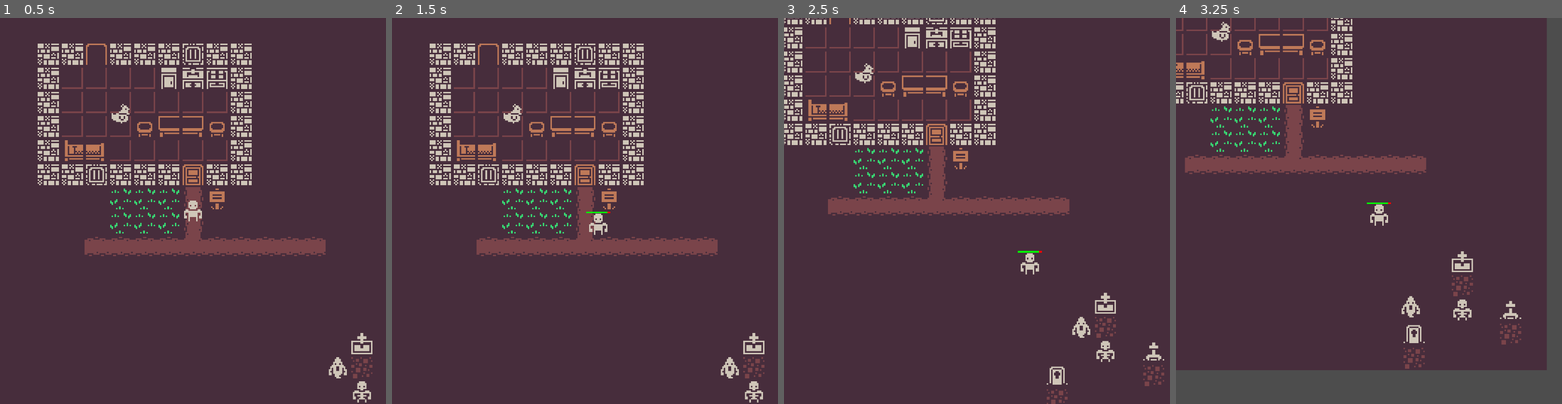
Above: before the commit, frames 1-4 (left to right).
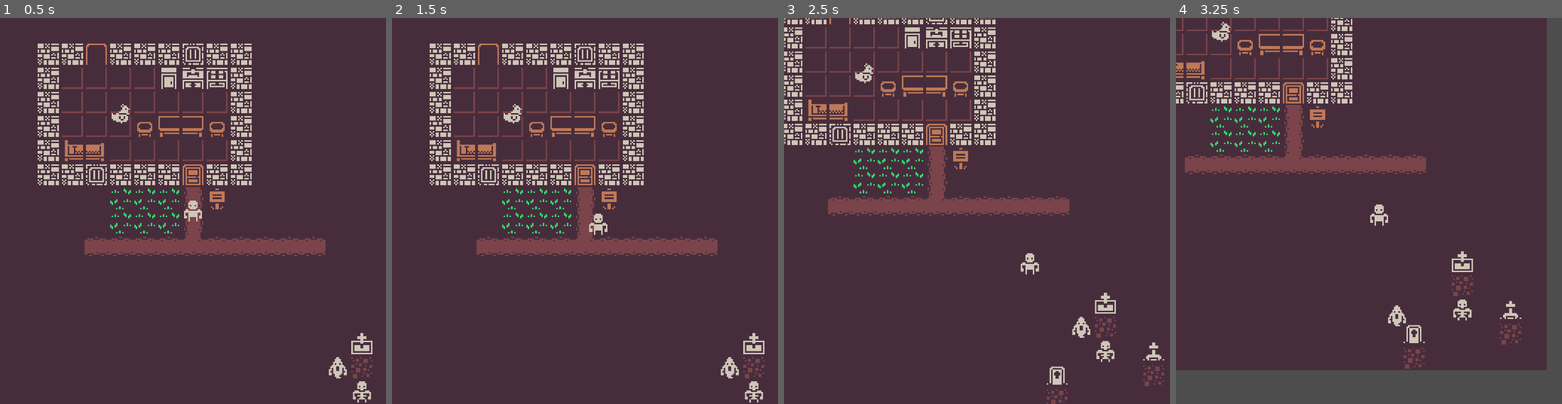
Above: after the commit, the same moments.

Repository: ojread/adventureland
Game: Godot game, scene res://scenes/world/world.tscn
Two runs of this game, one before a commit and one after it. Both use one fixed random seed, a clock stepped at 60 frames per second and the inputs below.
Inputs (mouse positions are in pixels of both pictures, inside the frame that each line leads up to):
- Up to frame 1 (0.5 s): no input
- Up to frame 2 (1.5 s): tap Enter at 0.5 s; drag from (585, 211) to (623, 126) at 0.52 s; tap Space at 1.25 s; drag from (754, 392) to (565, 288) at 1.27 s
- Up to frame 3 (2.5 s): move the mouse to (1115, 361) at 2.02 s; press the mouse at (1115, 361) at 2.03 s
- Up to frame 4 (3.25 s): release the mouse at (1507, 361) at 2.75 s; drag from (1237, 52) to (1253, 153) at 2.77 s

Frame 1 is identical in both runs. In frame 2, less than 0.1% of the frame differs, in the area x 50-57%, y 50-51%; in frame 3, less than 0.1%; in frame 4, 0.3%, in the area x 49-64%, y 47-80%.

Commit message:
Don't attack self

Diff:
--- a/actors/actor.gd
+++ b/actors/actor.gd
@@ -3,10 +3,7 @@
 
 # Methods useful for all actors in the game
 
-# Allow the game to track what we're clicking.
 signal clicked(actor: Actor)
-signal mouse_entered_actor(actor: Actor)
-signal mouse_exited_actor(actor: Actor)
 signal die(actor: Actor)
 
 @export var speed := 50.0
@@ -77,7 +74,9 @@
 		nav.target_desired_distance = 4
 
 func set_target_actor(target: Actor):
-	target_actor = target
+	# Don't target yourself!
+	if target_actor != self:
+		target_actor = target
 
 func receive_damage(damage: int):
 	hp -= damage
--- a/components/character_controller.tscn
+++ b/components/character_controller.tscn
@@ -4,5 +4,6 @@
 
 [node name="CharacterController" type="Node" groups=["CharacterController"]]
 script = ExtResource("1_joakw")
+wander_range = 64
 
 [node name="Timer" type="Timer" parent="."]
--- a/components/damage.gd
+++ /dev/null
@@ -1,7 +0,0 @@
-extends Node
-#class_name DamageComponent
-
-@export var source: Actor
-@export var damage: int
-
-@onready var actor: Actor = get_parent()
--- a/components/damage.tscn
+++ /dev/null
@@ -1,6 +0,0 @@
-[gd_scene load_steps=2 format=3 uid="uid://dibkb2x6pfq4r"]
-
-[ext_resource type="Script" uid="uid://cmm4bunwe2aur" path="res://components/damage.gd" id="1_xfosd"]
-
-[node name="Damage" type="Node" groups=["Damage"]]
-script = ExtResource("1_xfosd")
--- a/components/player_controller.gd
+++ b/components/player_controller.gd
@@ -1,7 +1,7 @@
 extends Node
 class_name PlayerControllerComponent
 
-var DamageComponent = preload("res://components/damage.tscn")
+#var DamageComponent = preload("res://components/damage.tscn")
 
 @onready var actor: Actor = get_parent()
 
--- a/scenes/world/map.gd
+++ b/scenes/world/map.gd
@@ -3,9 +3,7 @@
 var tile_names = {}
 
 func _ready():
-	#await get_tree().process_frame
 	_init_tile_names()
-	#print(tile_names)
 
 func _init_tile_names():
 	var source: TileSetAtlasSource = tile_set.get_source(0)
--- a/scenes/world/world.gd
+++ b/scenes/world/world.gd
@@ -3,7 +3,6 @@
 @onready var map = $Map
 
 var selected_actors: Array[Actor] = []
-var targeted_actor: Actor
 var player: Actor
 
 func _ready():
@@ -15,20 +14,11 @@
 			child.connect("clicked", on_actor_clicked)
 			child.connect("die", on_actor_died)
 
-func _process(delta: float) -> void:
+#func _process(delta: float) -> void:
 	# Run all the "systems" that update each frame.
 	# Character controllers receive things that they're aware of.
 	# It might be better to handle clicks here so I know the order of things.
 
-	var tree = get_tree()
-	var damage_components = tree.get_nodes_in_group("Damage")
-	for damage_component in damage_components:
-		damage_component.actor.receive_damage(damage_component.damage)
-		#damage_component.actor.hp -= damage_component.damage
-		#if damage_component.actor.hp <= 0:
-			#damage_component.actor.queue_free()
-		#else:
-		damage_component.queue_free()
 
 	# Show crosshair over target - doesn't look great.
 	#if targeted_actor:
@@ -75,11 +65,9 @@
 
 func on_actor_clicked(actor: Actor):
 	# Move player towards actor and interact when in range.
-	#get_tree().call_group("PlayerController", "attack_actor", actor)
-	player.set_target_actor(actor)
-	targeted_actor = actor
+	# Don't target yourself.
+	if actor != player:
+		player.set_target_actor(actor)
 
 func on_actor_died(actor: Actor):
-	if targeted_actor == actor:
-		targeted_actor = null
 	actor.queue_free()
Not shown, removed: components/damage.gd.uid
